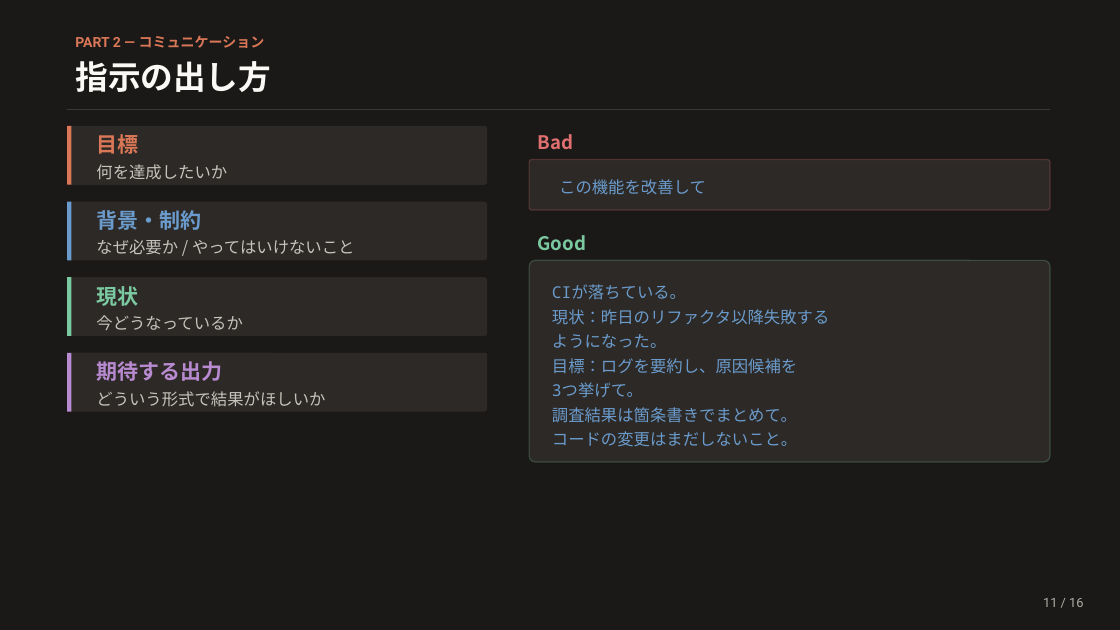
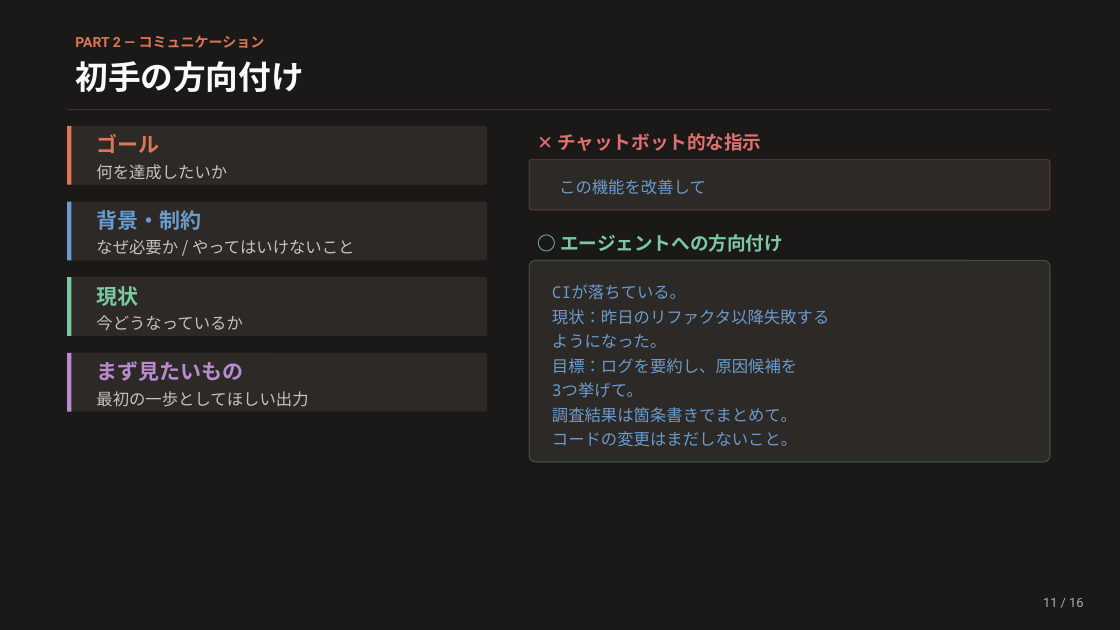
Before and after one commit to Ischca/zenn, a slide deck: slide 11 of slides/session1.pptx. Drawn at 1120x630 pixels with LibreOffice and Linux fonts; fonts in the diff are those of the drawing. Boxes give left, top, right and bottom in pixels: in the first picture for what was removed or moved away, otherwise in the second. Text is boxed around its words. In the diff, an @@ line names an element or a change of style, - is before the commit and + after.

```diff
--- a/slides/session1.pptx
+++ b/slides/session1.pptx
@@ text at <box>75,61,303,92</box>: text changed @@
-指示の出し方
+初手の方向付け
@@ text at <box>96,134,159,153</box>: text changed @@
-目標
+ゴール
@@ text at <box>557,133,761,151</box>: text changed @@
-Bad
+✕ チャットボット的な指示
@@ text at <box>560,234,783,252</box>: text changed @@
-Good
+○ エージェントへの方向付け
@@ text at <box>96,361,308,407</box>: text changed @@
-期待する出力
-どういう形式で結果がほしいか
+まず見たいもの
+最初の一歩としてほしい出力
```
Also in this commit, not shown: 6 other slides changed, 1 other file.
